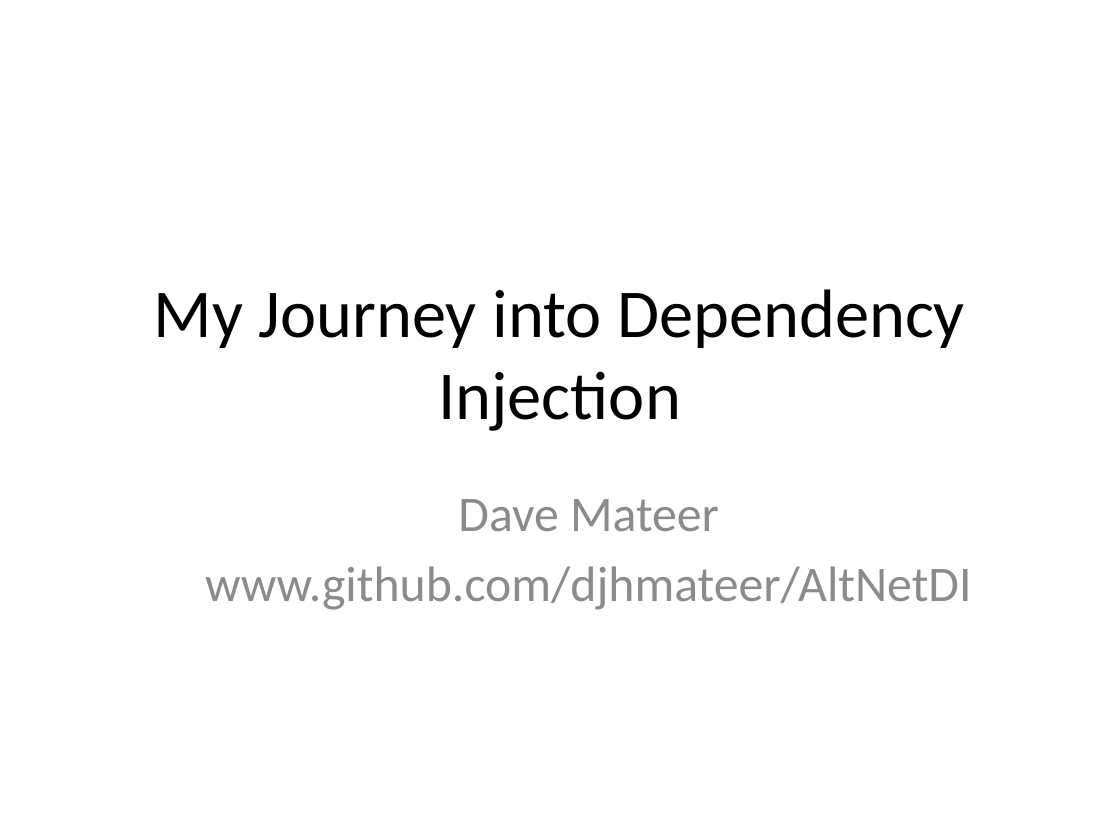
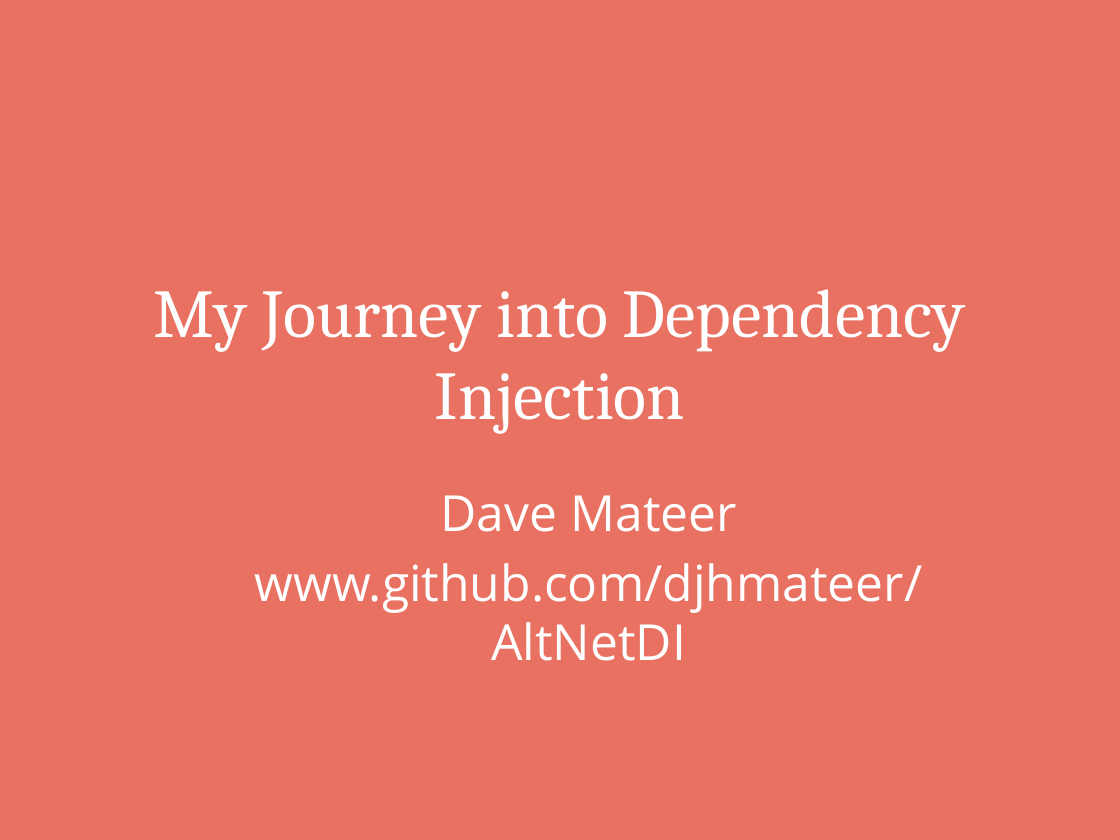
Before and after one commit to djhmateer/AltNetDI, a slide deck: slide 1 of My Journey into Dependency Injection.pptx. Drawn at 1120x840 pixels with LibreOffice and Linux fonts; fonts in the diff are those of the drawing. Boxes give left, top, right and bottom in pixels: in the first picture for what was removed or moved away, otherwise in the second. Text is boxed around its words. In the diff, an @@ line names an element or a change of style, - is before the commit and + after.

Commit message:
Update to presentation

```diff
--- a/My Journey into Dependency Injection.pptx
+++ b/My Journey into Dependency Injection.pptx
@@ background #FFFFFF to #E87162 @@
@@ title "My Journey into Dependency Injection" at [154, 289, 966, 434]: font Calibri to Cambria, text colour #000000 to #FFFFFF @@
@@ subtitle "Dave Mateer" at [255, 495, 923, 661]: font Calibri to Open Sans, text colour #8C8C8C to #FFFFFF @@
```
Also in this commit, not shown: 4 other slides changed.
